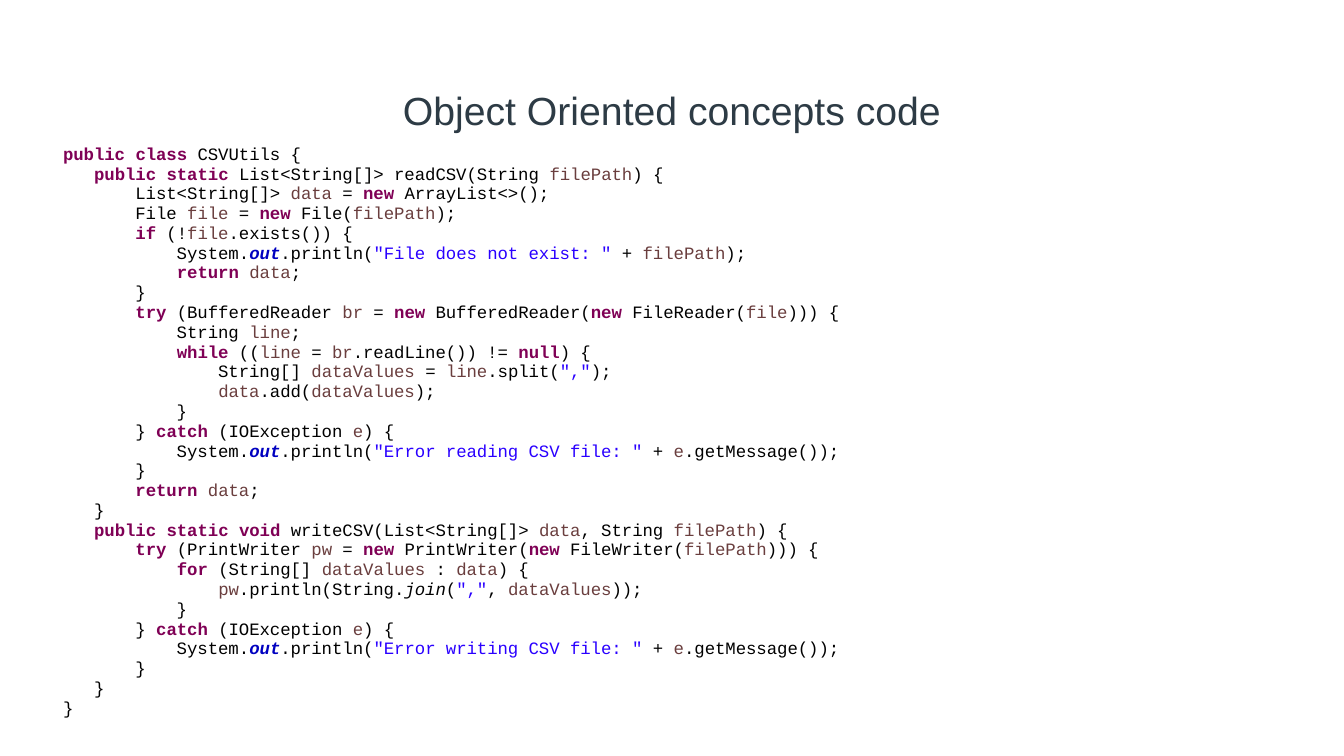
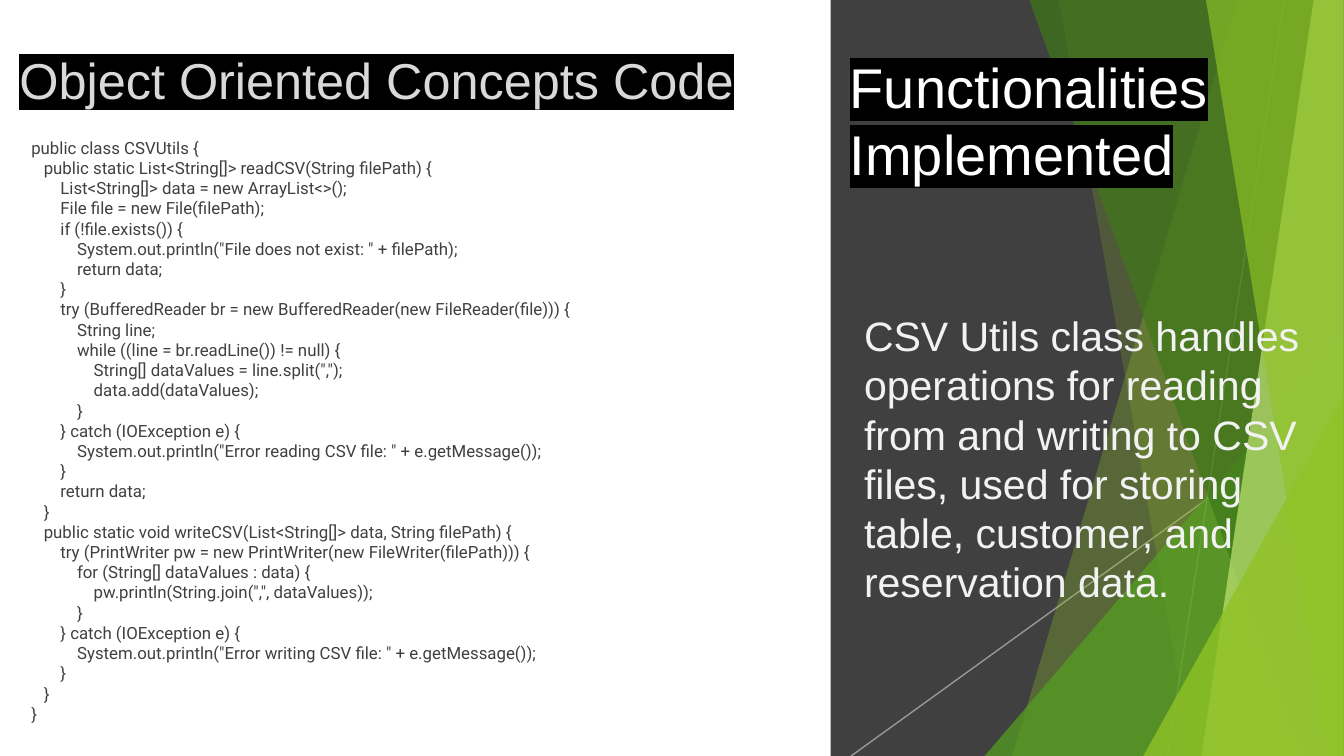
Before and after one commit to ZhengZhang-NU/CSYE6200-OOD-Final-Project, a slide deck: slide 8 of OODFinalProject04-V1.pptx (slide 15 before the commit). Drawn at 1344x756 pixels with LibreOffice and Linux fonts; fonts in the diff are those of the drawing. Boxes give left, top, right and bottom in pixels: in the first picture for what was removed or moved away, otherwise in the second. Text is boxed around its words. In the diff, an @@ line names an element or a change of style, - is before the commit and + after.

```diff
--- a/OODFinalProject04-V1.pptx
+++ b/OODFinalProject04-V1.pptx
@@ rectangle added at [0, 0, 1344, 755], fill #FFFFFF @@
@@ rectangle added at [831, 0, 1344, 755], fill #404040 @@
@@ freeform shape added at [1012, 0, 1344, 755], fill #90C226 at 30% opacity @@
@@ freeform shape added at [1030, 0, 1344, 755], fill #3F7819 at 70% opacity @@
@@ freeform shape added at [1059, 0, 1344, 755], fill #90C226 at 20% opacity @@
@@ line added from (1285, 0) to (1168, 755), #BFBFBF 0.75 pt @@
@@ freeform shape added at [1202, 0, 1344, 755], fill #C0E474 at 70% opacity @@
@@ freeform shape added at [1206, 0, 1344, 755], fill #90C226 at 65% opacity @@
@@ title at [19, 62, 734, 109]: text changed; size 21 to 27 pt; text colour #2D3B45 to #D9D9D9 @@
-Object Oriented concepts code
+Object Oriented Concepts Code
@@ text added at [850, 67, 1208, 185], 30 pt, text #FFFFFF @@
+Functionalities Implemented
@@ text "public class CSVUtils {": place and size @@
-text "public class CSVUtils {" at [63, 148, 840, 658]
+text "public class CSVUtils {" at [31, 141, 559, 663]
@@ text "public class CSVUtils {" at [31, 141, 559, 663]: size 9.3 to 9 pt, font Courier New to Roboto, highlight #FFFFFF to none; text colour #7F0055 to #404040 in "public class", "public static", "new", "new" and 10 more places; text colour #000000 to #404040 in "CSVUtils {", "List<String[]> readCSV(String filePath) {", "List<String[]> = ArrayList<>();", "File = File(filePath);" and 25 more places; bold off in "public class", "public static", "new", "new" and 13 more places; text colour #6A3E3E to #404040 in "filePath)", "data", "file File(filePath);", "(!file.exists())" and 16 more places; text colour #0000C0 to #404040 in "System.out.println("File", "System.out.println("Error", "System.out.println("Error"; text colour #2A00FF to #404040 in "System.out.println("File does not exist: "", "line.split(",");", "System.out.println("Error reading CSV file: "", "pw.println(String.join(","," and 1 more places; italic off in "System.out.println("File", "System.out.println("Error", "pw.println(String.join(",",", "System.out.println("Error"; indent changed; line spacing 0.95 to 1; vertical alignment top to middle @@
@@ text added at [864, 318, 1299, 606], 22 pt, text #F2F2F2 @@
+CSV Utils class handles operations for reading from and writing to CSV files, used for storing table, customer, and reservation data.
@@ triangle added at [985, 336, 1344, 755], fill #54A021 at 72% opacity @@
@@ line added from (1331, 410) to (851, 755), #BFBFBF 0.75 pt @@
@@ triangle added at [1144, 395, 1344, 755], fill #90C226 at 80% opacity @@
@@ group added at [0, 0, 1344, 755]: 5 freeform shapes, 3 triangles @@
@@ group added at [0, 0, 1344, 756]: 5 freeform shapes, 3 triangles, 2 lines @@
```
Also in this commit, not shown: 5 other slides changed, 7 slides added, 15 slides removed.
